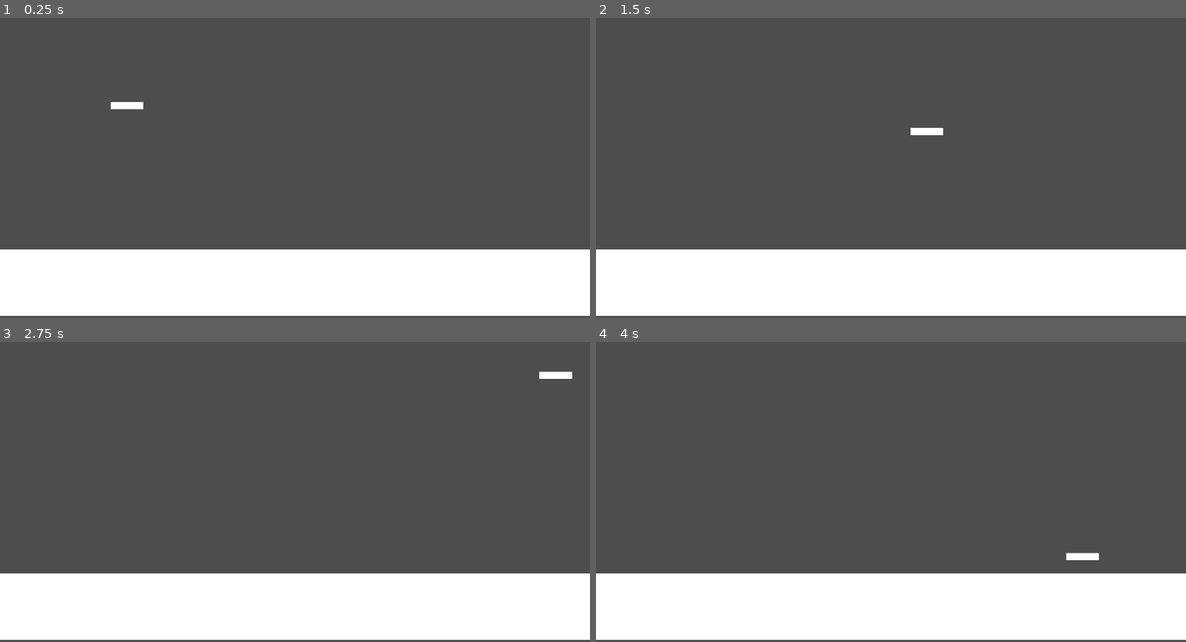
Above: before the commit, frames 1-4 (two rows, left to right).
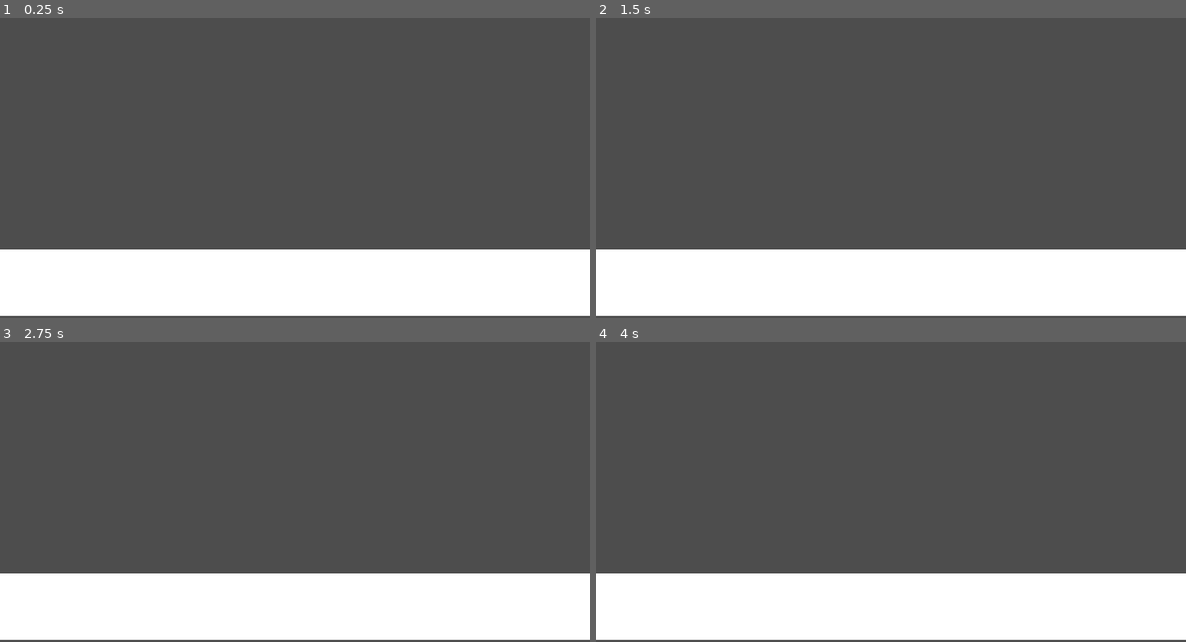
Above: after the commit, the same moments.

Repository: Huntracony/cute-crate-carrier
Game: Godot game, scene res://root.tscn
Two runs of this game, one before a commit and one after it. Both use one fixed random seed, a clock stepped at 60 frames per second and the inputs below.
Inputs (mouse positions are in pixels of both pictures, inside the frame that each line leads up to):
- Up to frame 1 (0.25 s): no input
- Up to frame 2 (1.5 s): move the mouse to (1020, 135) at 0.52 s; click (1020, 135) at 0.67 s; move the mouse to (773, 168) at 1.27 s; click (773, 168) at 1.42 s
- Up to frame 3 (2.75 s): move the mouse to (354, 405) at 2.02 s; click (354, 405) at 2.17 s
- Up to frame 4 (4 s): move the mouse to (861, 543) at 2.77 s; click (861, 543) at 2.92 s; move the mouse to (1068, 525) at 3.52 s; click (1068, 525) at 3.67 s

The runs differ from the first frame. In frame 1, 0.1% of the frame differs, in the area x 18-25%, y 28-31%; in frame 2, 0.1%; in frame 3, 0.1%, in the area x 91-97%, y 9-13%; in frame 4, 0.1%.

Commit message:
Oops, accidentally changed everything

Diff:
--- a/Containers Container.gd
+++ /dev/null
@@ -1,11 +0,0 @@
-extends Node2D
-
-
-# Called when the node enters the scene tree for the first time.
-func _ready():
-	pass # Replace with function body.
-
-
-# Called every frame. 'delta' is the elapsed time since the previous frame.
-func _process(delta):
-	pass
--- a/Magnet.gd
+++ /dev/null
@@ -1,14 +0,0 @@
-extends RigidBody2D
-
-var anchor = Vector2(20, 0)
-
-func _ready():
-	angular_damp = 0.2
-	linear_damp = 1.5
-
-func _process(delta):
-	var force = get_global_mouse_position() - to_global(anchor)
-	apply_force(force * 8, anchor)
-	force = get_global_mouse_position() - to_global(-anchor)
-	apply_force(force * 8, -anchor)
-	pass
--- a/MagnetAnchor.gd
+++ /dev/null
@@ -1,12 +0,0 @@
-extends RigidBody2D
-
-
-# Called when the node enters the scene tree for the first time.
-func _ready():
-	pass # Replace with function body.
-
-
-# Called every frame. 'delta' is the elapsed time since the previous frame.
-func _process(delta):
-	global_position = get_global_mouse_position()
-	pass
--- a/Player Controls.gd
+++ /dev/null
@@ -1,33 +0,0 @@
-extends Node2D
-
-
-var conts = preload("res://Container_object.tscn")
-
-
-# Called when the node enters the scene tree for the first time.
-func _ready():
-#	var something = conts.instantiate()
-#	%Containers_Container.add_child(something)
-#	var something2 = conts.instantiate()
-#	%Containers_Container.add_child(something2)
-	pass
-
-
-func _input(event):
-#	if event is InputEventMouseButton:
-##		print("Mouse Click/Unclick at: ", event.position)
-#		var something = conts.instantiate()
-#		%Containers_Container.add_child(something)
-#	elif event is InputEventMouseMotion:
-#
-#		print("Mouse Motion at: ", event.position)
-	pass
-
-# Called every frame. 'delta' is the elapsed time since the previous frame.
-func _process(delta):
-	var test:bool = false
-
-	if test == true:
-		var something = conts.instantiate()
-		%Containers_Container.add_child(something)
-	pass
--- a/RigidBody2D.gd
+++ /dev/null
@@ -1,32 +0,0 @@
-extends RigidBody2D
-
-const GRAVITY = 100
-var is_hovered = false
-var grabbed = false
-# Called when the node enters the scene tree for the first time.
-func _ready():
-	add_constant_force(Vector2(0, GRAVITY))
-	pass # Replace with function body.
-
-
-func _input(event):
-	if event is InputEventMouseButton:
-		if event.pressed && is_hovered:
-			grabbed = true
-		elif not event.pressed && grabbed:
-			grabbed = false
-	elif event is InputEventMouseMotion && grabbed:
-		linear_velocity = event.velocity
-#		position.x = event.loca
-#		apply_impulse(event.velocity)
-
-func _process(delta):
-	pass
-
-
-func _on_mouse_shape_entered(shape_idx):
-	is_hovered = true
-
-
-func _on_mouse_shape_exited(shape_idx):
-	is_hovered = false
--- /dev/null
+++ b/container.gd
@@ -0,0 +1,30 @@
+extends RigidBody2D
+
+const GRAVITY = 100
+const FORCE_FACTOR = 15
+var grabbed = false
+var grabPos = Vector2()
+
+func _ready():
+	linear_damp = 1.0
+	angular_damp = 0.1
+	add_constant_force(Vector2(0, GRAVITY))
+
+func _physics_process(_delta):
+	if not grabbed: return
+	var globalGrabPos = to_global(grabPos)
+	var force = get_global_mouse_position() - globalGrabPos
+	var offset = globalGrabPos - global_position
+	apply_force(force * FORCE_FACTOR, offset)
+
+func _input(event):
+	if not event is InputEventMouseButton: return
+	if event.pressed or event.button_index != 1: return
+	grabbed = false
+
+func _on_input_event(_viewport, event, _shape_idx):
+	if not event is InputEventMouseButton: return
+	if not event.pressed or event.button_index != 1: return
+	print(event)
+	grabbed = true
+	grabPos = get_local_mouse_position()
--- /dev/null
+++ b/container.tscn
@@ -0,0 +1,24 @@
+[gd_scene load_steps=5 format=3 uid="uid://rg0lh5ef6vi3"]
+
+[ext_resource type="Script" path="res://container.gd" id="1_5jp1h"]
+
+[sub_resource type="PhysicsMaterial" id="PhysicsMaterial_0x672"]
+
+[sub_resource type="RectangleShape2D" id="RectangleShape2D_4whyd"]
+size = Vector2(107, 106)
+
+[sub_resource type="CanvasTexture" id="CanvasTexture_ihd24"]
+
+[node name="Container" type="RigidBody2D"]
+input_pickable = true
+physics_material_override = SubResource("PhysicsMaterial_0x672")
+script = ExtResource("1_5jp1h")
+
+[node name="CollisionShape2D" type="CollisionShape2D" parent="."]
+shape = SubResource("RectangleShape2D_4whyd")
+
+[node name="Sprite2D" type="Sprite2D" parent="."]
+scale = Vector2(107.5, 106.5)
+texture = SubResource("CanvasTexture_ihd24")
+
+[connection signal="input_event" from="." to="." method="_on_input_event"]
--- a/project.godot
+++ b/project.godot
@@ -13,7 +13,7 @@
 config/name="LD54"
 run/main_scene="res://root.tscn"
 config/features=PackedStringArray("4.1", "GL Compatibility")
-config/icon="res://icon.svg"
+boot_splash/show_image=false
 
 [rendering]
 
--- /dev/null
+++ b/root.gd
@@ -0,0 +1,10 @@
+extends Node2D
+
+var containerScene = preload("res://container.tscn")
+
+func _input(event):
+	if not event is InputEventMouseButton: return
+	if not event.pressed or event.button_index != 2: return
+	var container = containerScene.instantiate()
+	container.position = %ContainerContainer.get_local_mouse_position()
+	%ContainerContainer.add_child(container)
--- a/root.tscn
+++ b/root.tscn
@@ -1,8 +1,6 @@
-[gd_scene load_steps=8 format=3 uid="uid://rfmeawu77fex"]
+[gd_scene load_steps=4 format=3 uid="uid://rfmeawu77fex"]
 
-[ext_resource type="Script" path="res://Containers Container.gd" id="1_isegr"]
-[ext_resource type="PackedScene" path="res://Container_object.tscn" id="1_lx007"]
-[ext_resource type="Script" path="res://Magnet.gd" id="4_4664f"]
+[ext_resource type="Script" path="res://root.gd" id="1_k14tb"]
 
 [sub_resource type="RectangleShape2D" id="RectangleShape2D_p2hrv"]
 size = Vector2(1149.75, 131.5)
@@ -10,12 +8,8 @@
 [sub_resource type="CanvasTexture" id="CanvasTexture_cc87s"]
 specular_color = Color(0.647059, 0.290196, 0.380392, 1)
 
-[sub_resource type="RectangleShape2D" id="RectangleShape2D_wr1p0"]
-size = Vector2(64, 15)
-
-[sub_resource type="CanvasTexture" id="CanvasTexture_no4vd"]
-
 [node name="Node2D" type="Node2D"]
+script = ExtResource("1_k14tb")
 
 [node name="Dock" type="Node2D" parent="."]
 
@@ -31,27 +25,6 @@
 scale = Vector2(1153.5, -130.5)
 texture = SubResource("CanvasTexture_cc87s")
 
-[node name="Containers_Container" type="Node2D" parent="."]
+[node name="ContainerContainer" type="Node2D" parent="."]
 unique_name_in_owner = true
 position = Vector2(541, 247)
-script = ExtResource("1_isegr")
-
-[node name="Container" parent="Containers_Container" instance=ExtResource("1_lx007")]
-mass = 10.0
-
-[node name="Magnet" type="RigidBody2D" parent="."]
-position = Vector2(74, 146)
-script = ExtResource("4_4664f")
-
-[node name="CollisionShape2D" type="CollisionShape2D" parent="Magnet"]
-shape = SubResource("RectangleShape2D_wr1p0")
-
-[node name="Sprite2D" type="Sprite2D" parent="Magnet"]
-position = Vector2(-1.90735e-06, -1.43051e-06)
-scale = Vector2(64, 14)
-texture = SubResource("CanvasTexture_no4vd")
-
-[connection signal="mouse_entered" from="Containers_Container/Container" to="Containers_Container/Container" method="_on_mouse_entered"]
-[connection signal="mouse_exited" from="Containers_Container/Container" to="Containers_Container/Container" method="_on_mouse_exited"]
-[connection signal="mouse_shape_entered" from="Containers_Container/Container" to="Containers_Container/Container" method="_on_mouse_shape_entered"]
-[connection signal="mouse_shape_exited" from="Containers_Container/Container" to="Containers_Container/Container" method="_on_mouse_shape_exited"]
Not shown, changed: icon.svg.import
